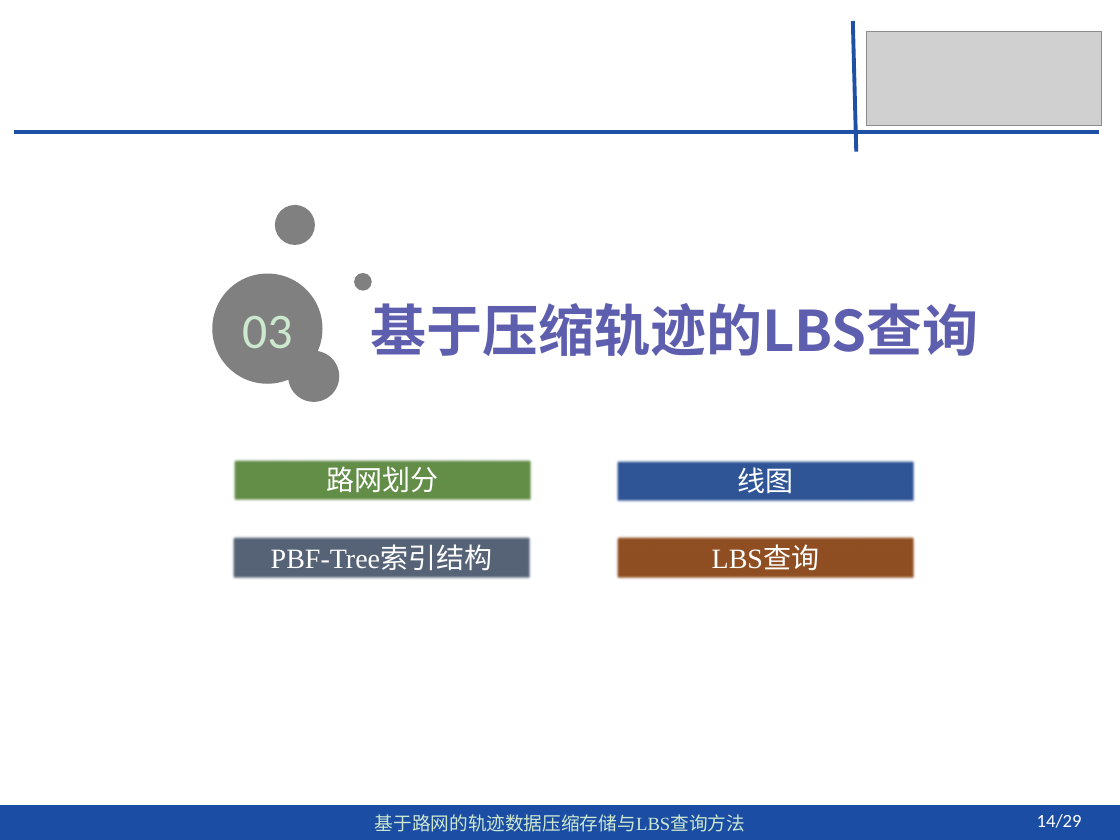
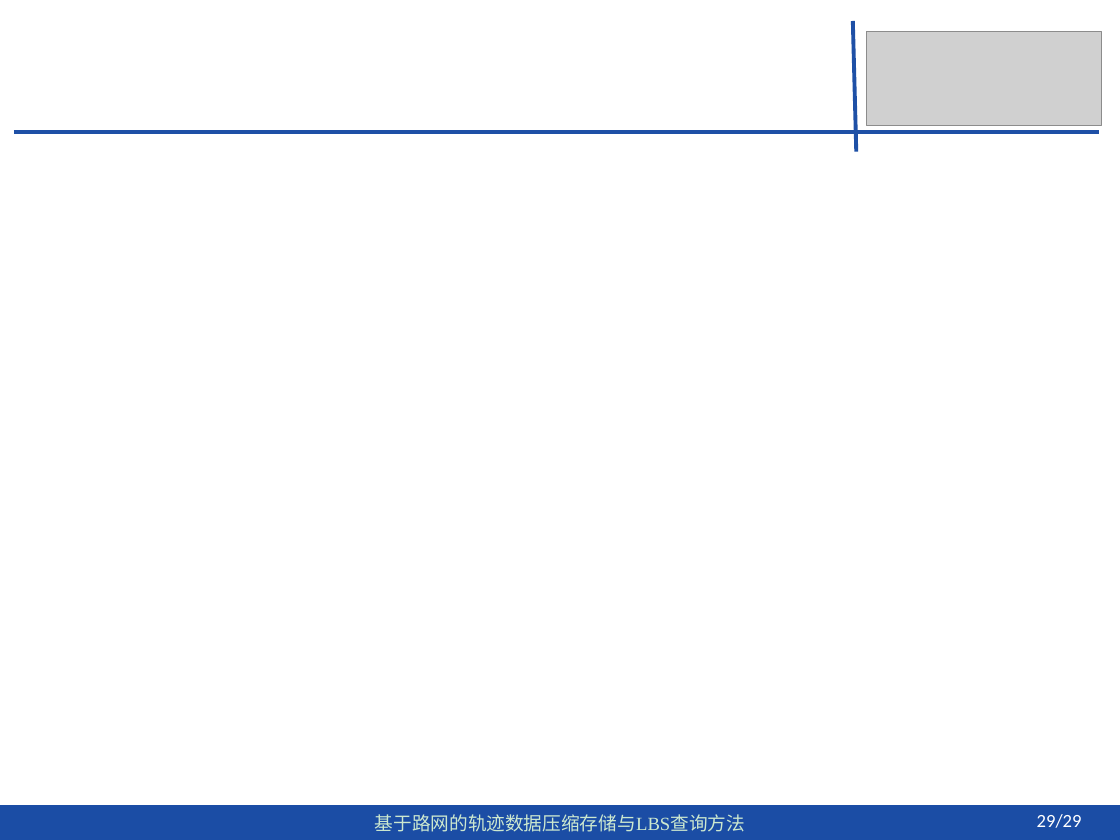
Before and after one commit to dingguangwei/biyelunwen, a slide deck: slide 36 of 答辩——毕设.pptx (slide 43 before the commit). Drawn at 1120x840 pixels with LibreOffice and Linux fonts; fonts in the diff are those of the drawing; grey boxes stand for pictures. Boxes give left, top, right and bottom in pixels: in the first picture for what was removed or moved away, otherwise in the second. Text is boxed around its words. In the diff, an @@ line names an element or a change of style, - is before the commit and + after.

```diff
--- a/答辩——毕设.pptx
+++ b/答辩——毕设.pptx
@@ group removed at [213, 205, 372, 402]: 4 ellipses @@
-03
@@ text removed at [370, 303, 978, 356] @@
-基于压缩轨迹的LBS查询
@@ rectangle removed at [232, 457, 534, 502] @@
-路网划分
@@ rectangle removed at [614, 458, 916, 503] @@
-线图
@@ rectangle removed at [231, 535, 533, 580] @@
-PBF-Tree索引结构
@@ rectangle removed at [614, 535, 916, 580] @@
-LBS查询
@@ text at [1037, 814, 1082, 828]: text changed @@
-14/29
+29/29
```
Also in this commit, not shown: 17 other slides changed, 7 slides added, 34 slides removed, 2 other files.
